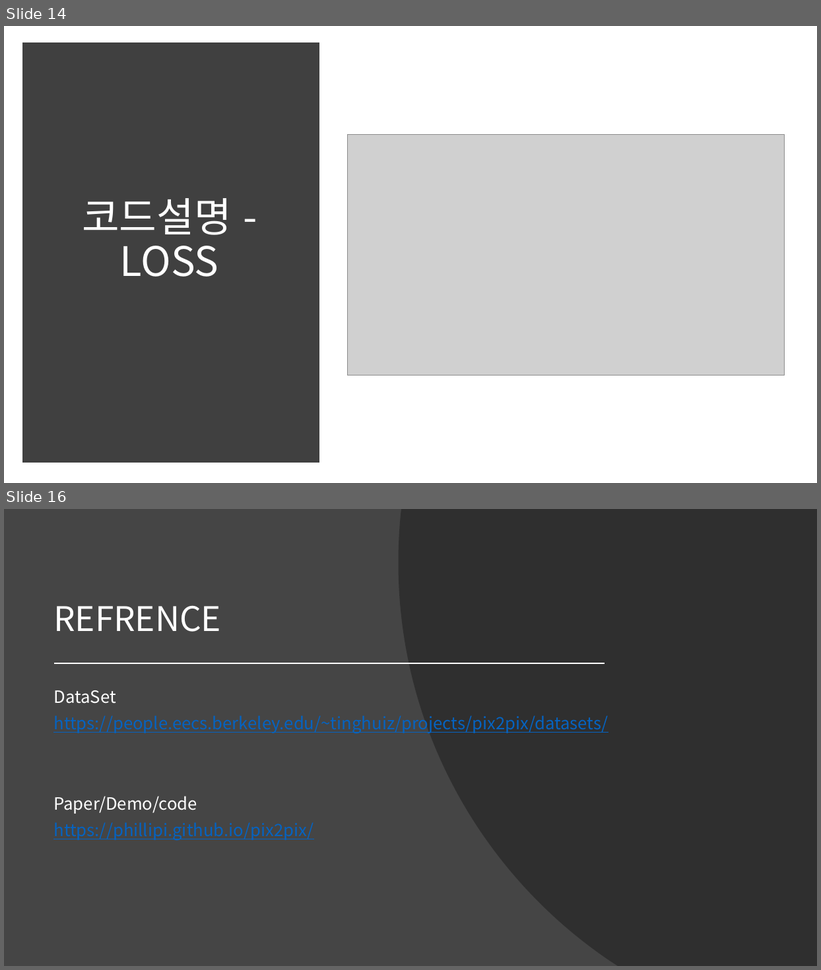
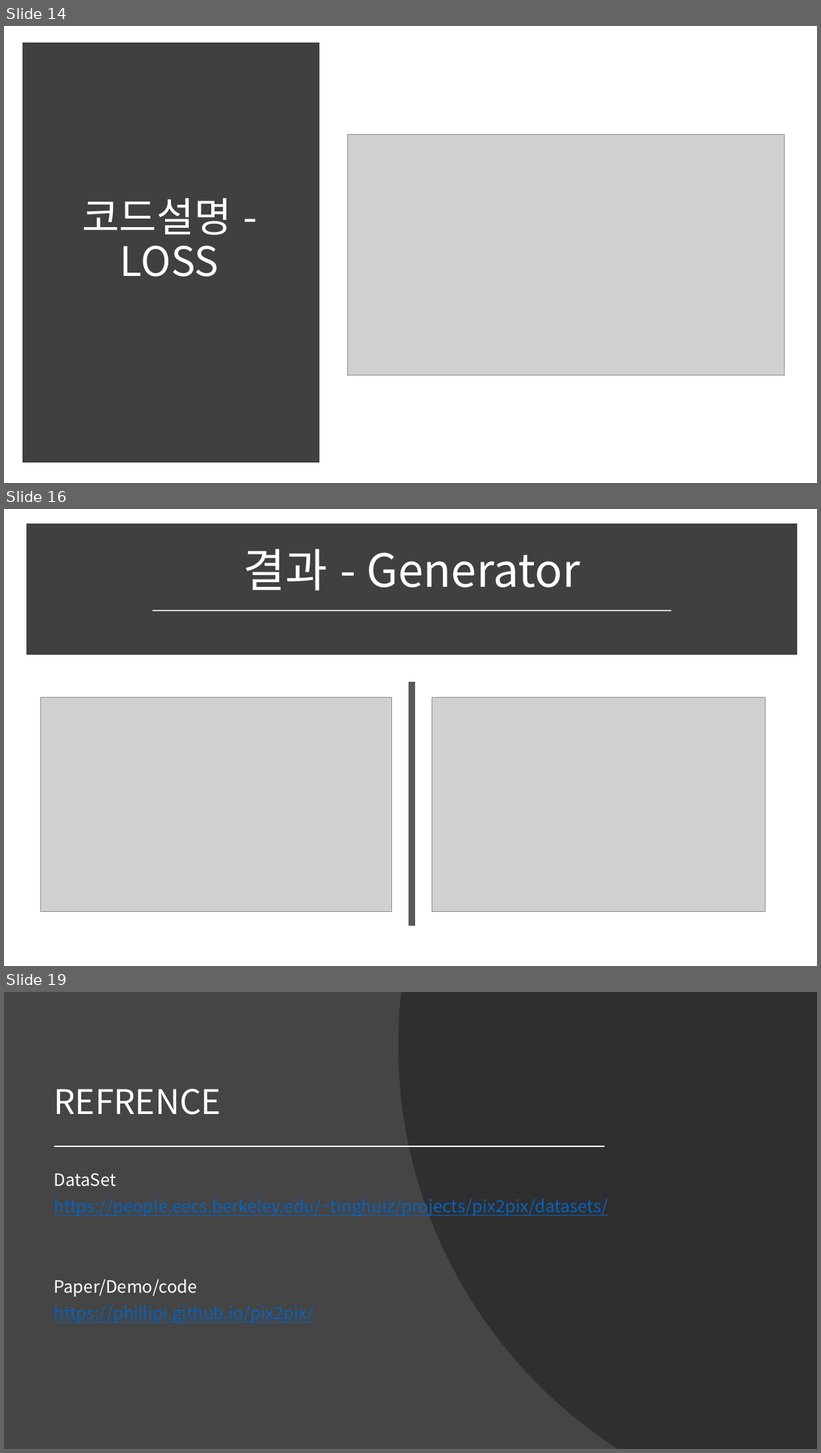
Before and after one commit to jjeamin/Data_mining, a slide deck: project/최종보고서_정재민.pptx. Shown one above the other, each under a label of ours: slides 14 and 16 before the commit, slides 14, 16 and 19 after it; the slides between them are not shown. The pictures are 821x970 and 821x1453 pixels, drawn with LibreOffice and Linux fonts; fonts in the diff are those of the drawing; grey boxes stand for pictures. Boxes give left, top, right and bottom in pixels: in the first picture for what was removed or moved away, otherwise in the second. Text is boxed around its words. In the diff, an @@ line names an element or a change of style, - is before the commit and + after.

```diff
--- a/project/최종보고서_정재민.pptx
+++ b/project/최종보고서_정재민.pptx
@@ slide 16 added at box(4, 509, 817, 966), background #FFFFFF @@
@@ rectangle added at box(30, 528, 793, 651), fill #404040, outline #404040 10 pt @@
@@ title added at box(244, 549, 580, 591), 54 pt, text #FFFFFF @@
+결과 - Generator
@@ line added from (153, 610) to (671, 610), #D9D9D9 1.75 pt @@
@@ line added from (412, 682) to (412, 926), #595959 8 pt @@
@@ picture added at box(40, 698, 392, 912) @@
@@ picture added at box(432, 698, 766, 912) @@
@@ what was slide 16 is now slide 19 @@
```
Also in this commit, not shown: 2 slides changed, 2 other slides added, 1 other file.
